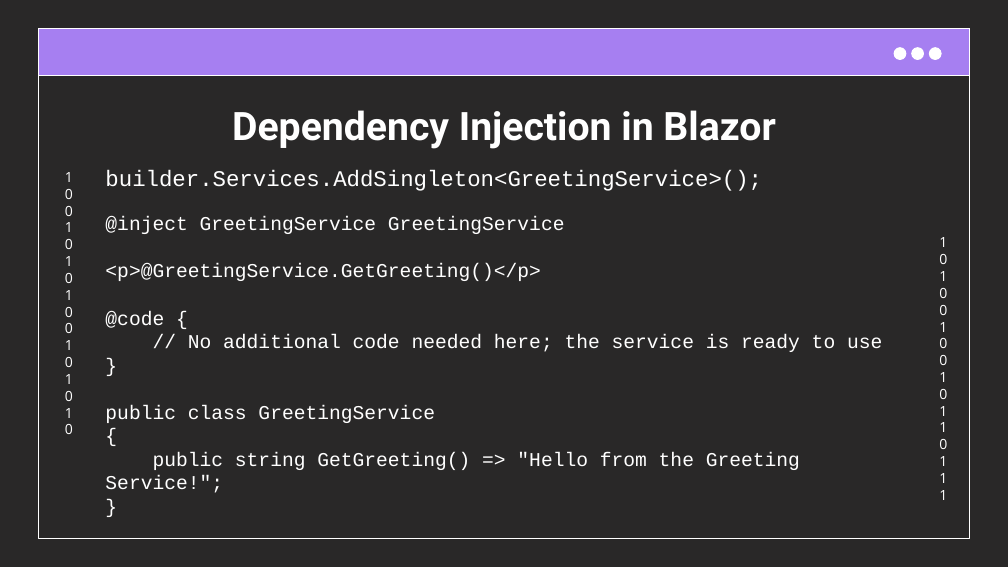
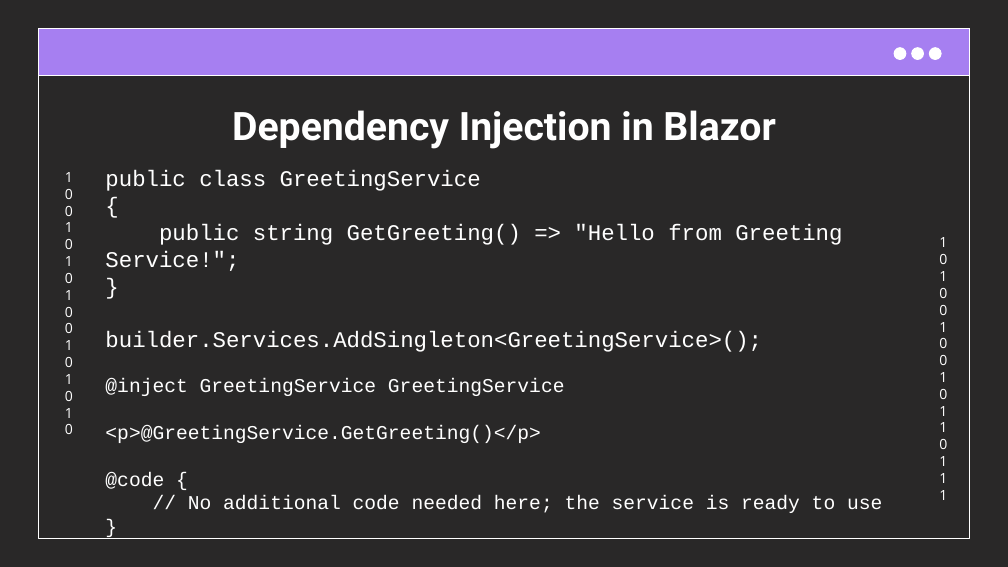
Before and after one commit to cwoodruff/blazor-introduction, a slide deck: slide 13 of Blazor Introduction.pptx. Drawn at 1008x567 pixels with LibreOffice and Linux fonts; fonts in the diff are those of the drawing. Boxes give left, top, right and bottom in pixels: in the first picture for what was removed or moved away, otherwise in the second. Text is boxed around its words. In the diff, an @@ line names an element or a change of style, - is before the commit and + after.

```diff
--- a/Blazor Introduction.pptx
+++ b/Blazor Introduction.pptx
@@ text at [105,170,842,271]: paragraphs added @@
+public class GreetingService
+{
+public string GetGreeting() => "Hello from Greeting Service!";
+}
@@ text at [105,405,800,493]: paragraphs removed @@
-public class GreetingService
-{
-public string GetGreeting() => "Hello from the Greeting Service!";
-}
```
